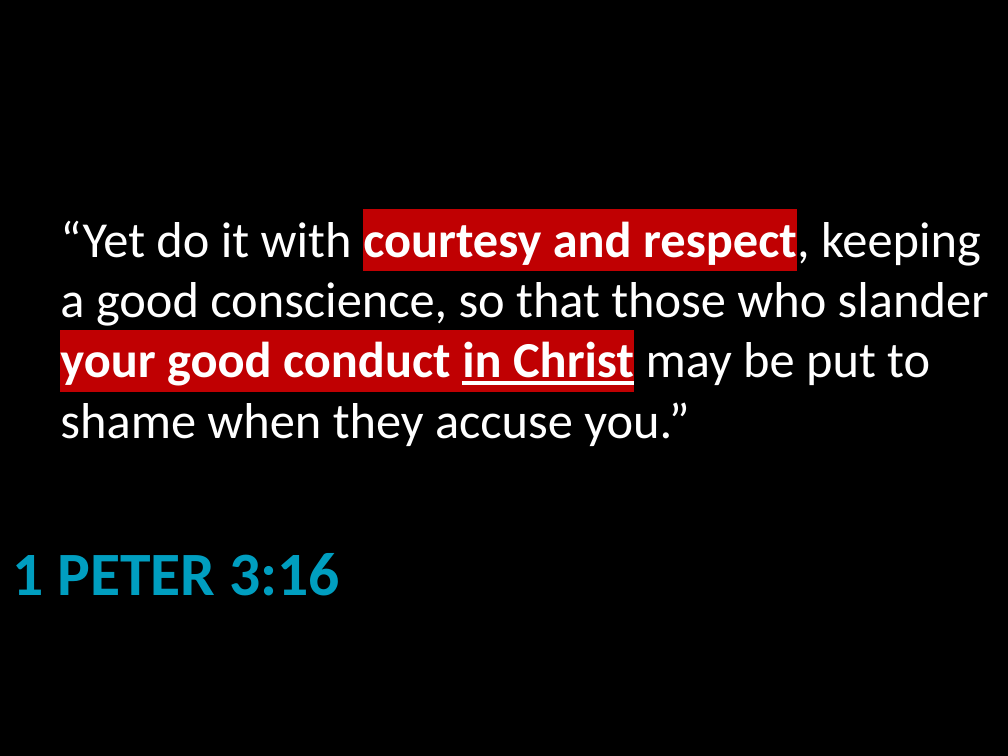
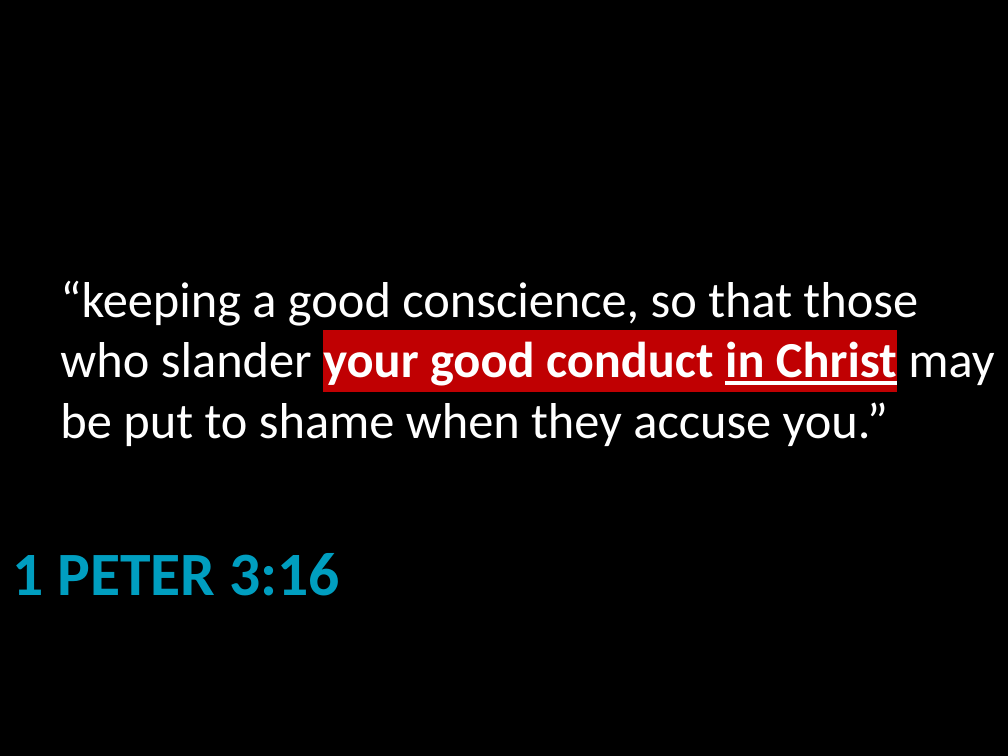
Before and after one commit to LukeMurphey/Ai1L, a slide deck: slide 9 of companion-website/public/files/3. Ambassadors for Christ.pptx. Drawn at 1008x756 pixels with LibreOffice and Linux fonts; fonts in the diff are those of the drawing. Boxes give left, top, right and bottom in pixels: in the first picture for what was removed or moved away, otherwise in the second. Text is boxed around its words. In the diff, an @@ line names an element or a change of style, - is before the commit and + after.

```diff
--- a/companion-website/public/files/3. Ambassadors for Christ.pptx
+++ b/companion-website/public/files/3. Ambassadors for Christ.pptx
@@ title at [60,281,994,446]: text changed @@
-“Yet do it with courtesy and respect, keeping a good conscience, so that those who slander your good conduct in Christ may be put to shame when they accuse you.”
+“keeping a good conscience, so that those who slander your good conduct in Christ may be put to shame when they accuse you.”
```
Also in this commit, not shown: 1 other slide changed, 1 slide added.
